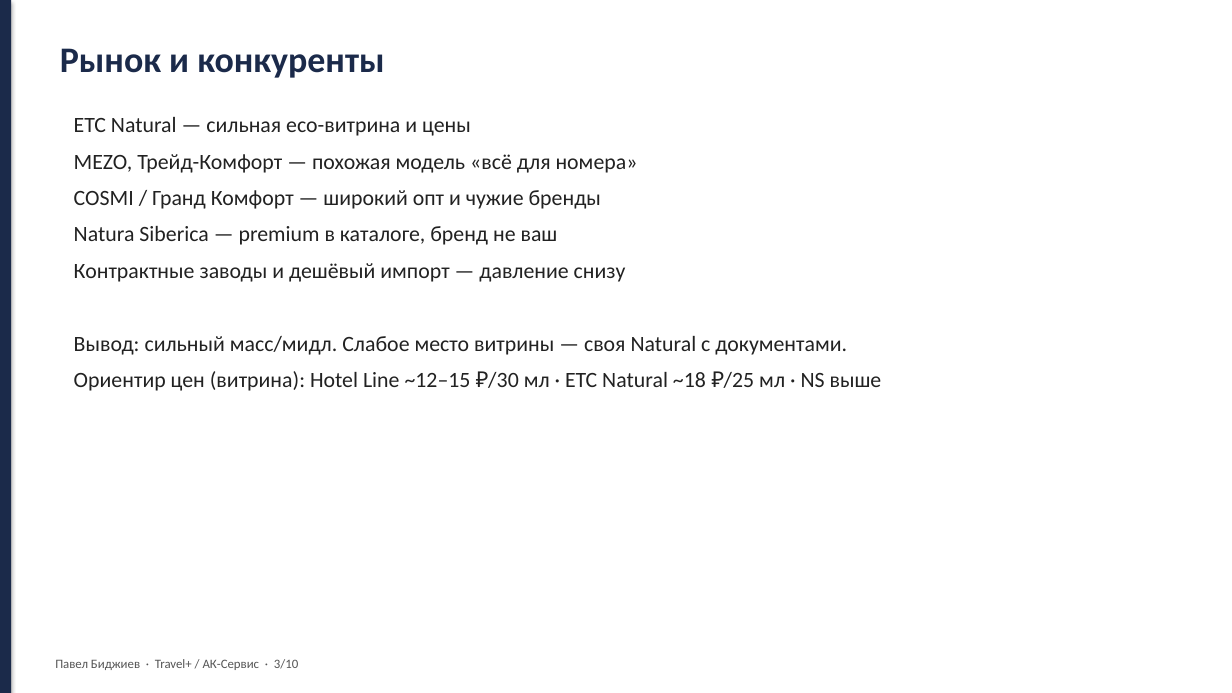
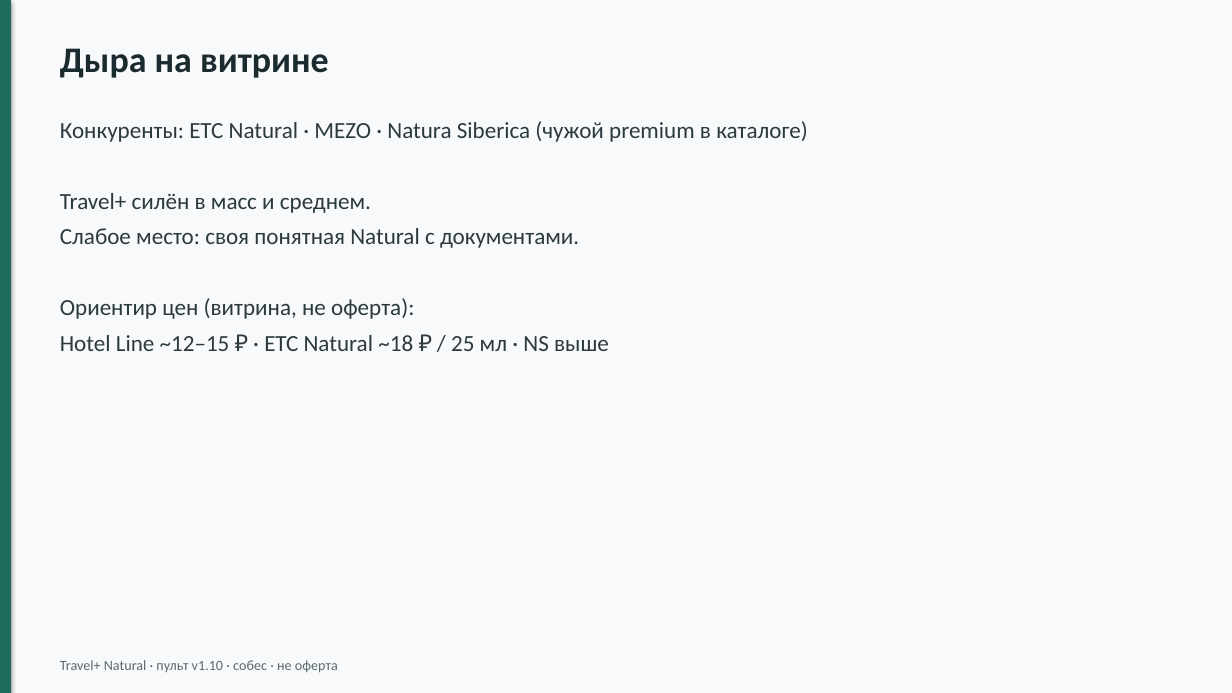
Before and after one commit to pagasbot-coder/Banya-Digital, a slide deck: slide 3 of knowledge-base/presentation-travelplus-interview.pptx. Drawn at 1232x693 pixels with LibreOffice and Linux fonts; fonts in the diff are those of the drawing. Boxes give left, top, right and bottom in pixels: in the first picture for what was removed or moved away, otherwise in the second. Text is boxed around its words. In the diff, an @@ line names an element or a change of style, - is before the commit and + after.

```diff
--- a/knowledge-base/presentation-travelplus-interview.pptx
+++ b/knowledge-base/presentation-travelplus-interview.pptx
@@ rectangle at [0, 0, 1232, 693]: fill #FFFFFF to #F7F9FB @@
@@ rectangle at [0, 0, 11, 693]: fill #1B2A4A to #1F6B5C @@
@@ text at [60, 48, 329, 78]: text changed; text colour #1B2A4A to #1A2A2E @@
-Рынок и конкуренты
+Дыра на витрине
@@ text at [60, 121, 808, 351]: text changed; size 17 to 18 pt; text colour #222222 to #2C3A3F @@
-ЕТС Natural — сильная eco-витрина и цены
-MEZO, Трейд-Комфорт — похожая модель «всё для номера»
-COSMI / Гранд Комфорт — широкий опт и чужие бренды
-Natura Siberica — premium в каталоге, бренд не ваш
-Контрактные заводы и дешёвый импорт — давление снизу
-Вывод: сильный масс/мидл. Слабое место витрины — своя Natural с документами.
-Ориентир цен (витрина): Hotel Line ~12–15 ₽/30 мл · ЕТС Natural ~18 ₽/25 мл · NS выше
+Конкуренты: ЕТС Natural · MEZO · Natura Siberica (чужой premium в каталоге)
+Travel+ силён в масс и среднем.
+Слабое место: своя понятная Natural с документами.
+Ориентир цен (витрина, не оферта):
+Hotel Line ~12–15 ₽ · ЕТС Natural ~18 ₽ / 25 мл · NS выше
@@ text at [60, 660, 338, 673]: text changed; size 10 to 11 pt; text colour #555555 to #5A6A70 @@
-Павел Биджиев · Travel+ / АК-Сервис · 3/10
+Travel+ Natural · пульт v1.10 · собес · не оферта
```
Also in this commit, not shown: 10 slides added, 9 slides removed, 11 other files.
